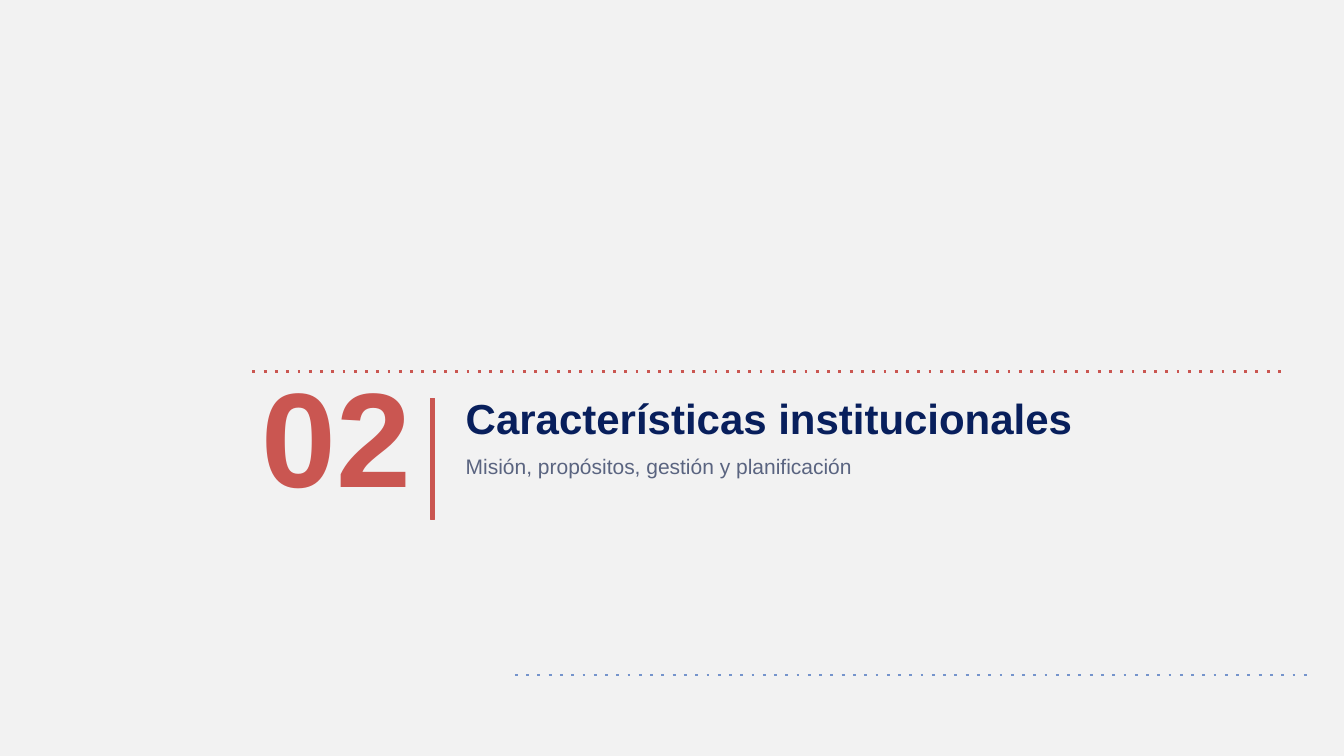
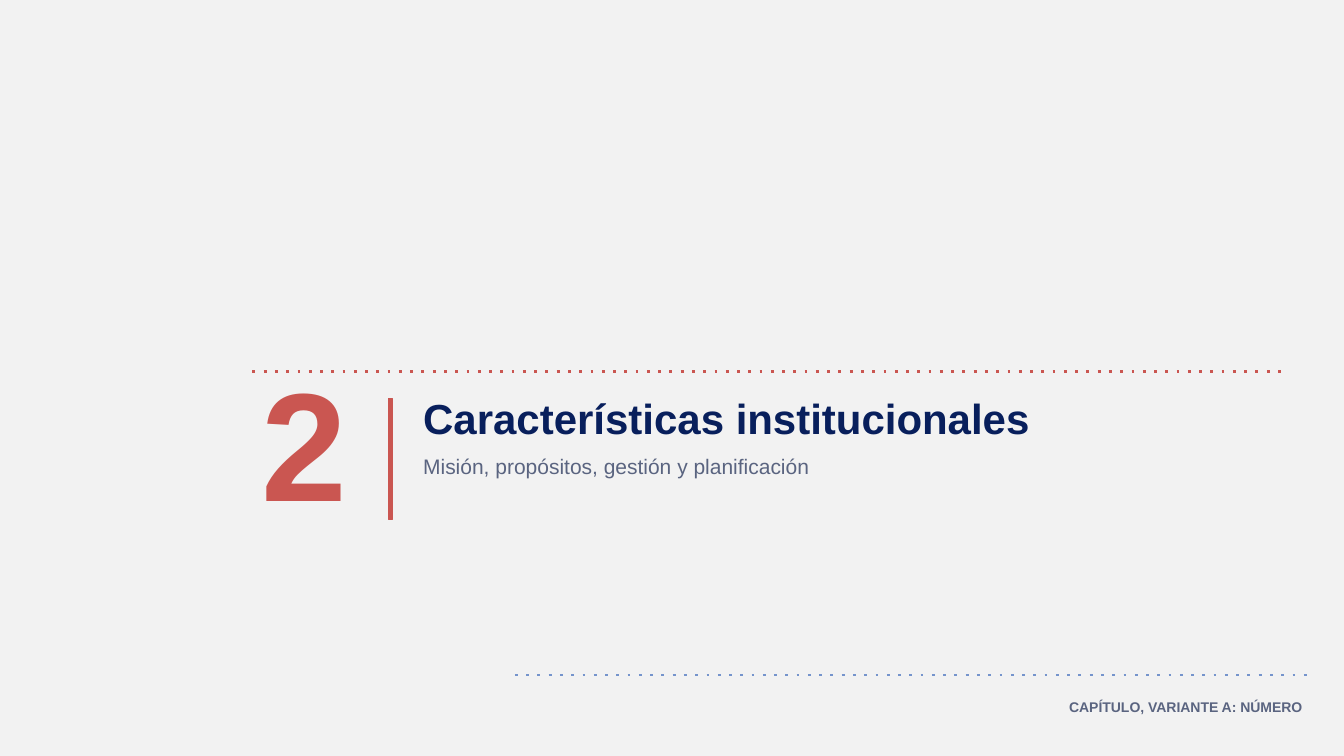
Before and after one commit to GonzaloAlmendariz/prosecnur-app, a slide deck: slide 3 of docs/qa/motor-ppt-2026-10-06/4-recetario/propuestas-rescatables.pptx. Drawn at 1344x756 pixels with LibreOffice and Linux fonts; fonts in the diff are those of the drawing; background and template pictures are left out. Boxes give left, top, right and bottom in pixels: in the first picture for what was removed or moved away, otherwise in the second. Text is boxed around its words. In the diff, an @@ line names an element or a change of style, - is before the commit and + after.

```diff
--- a/docs/qa/motor-ppt-2026-10-06/4-recetario/propuestas-rescatables.pptx
+++ b/docs/qa/motor-ppt-2026-10-06/4-recetario/propuestas-rescatables.pptx
@@ text "Características institucionales" moved from (x1=466, y1=403, x2=1072, y2=435) to (x1=423, y1=403, x2=1030, y2=435) @@
@@ text at (x1=262, y1=393, x2=348, y2=501): text changed; size 96 to 110 pt @@
-02
+2
@@ rectangle moved from (x1=431, y1=398, x2=435, y2=519) to (x1=388, y1=398, x2=392, y2=519) @@
@@ text "Misión, propósitos, gestión y planificación" moved from (x1=466, y1=458, x2=851, y2=478) to (x1=423, y1=458, x2=809, y2=478) @@
@@ text added at (x1=1069, y1=701, x2=1302, y2=714), 10 pt, text #5A6480, bold @@
+CAPÍTULO, VARIANTE A: NÚMERO
```
Also in this commit, not shown: 8 other slides changed, 5 slides added, 2 slides removed, 2 other files.
